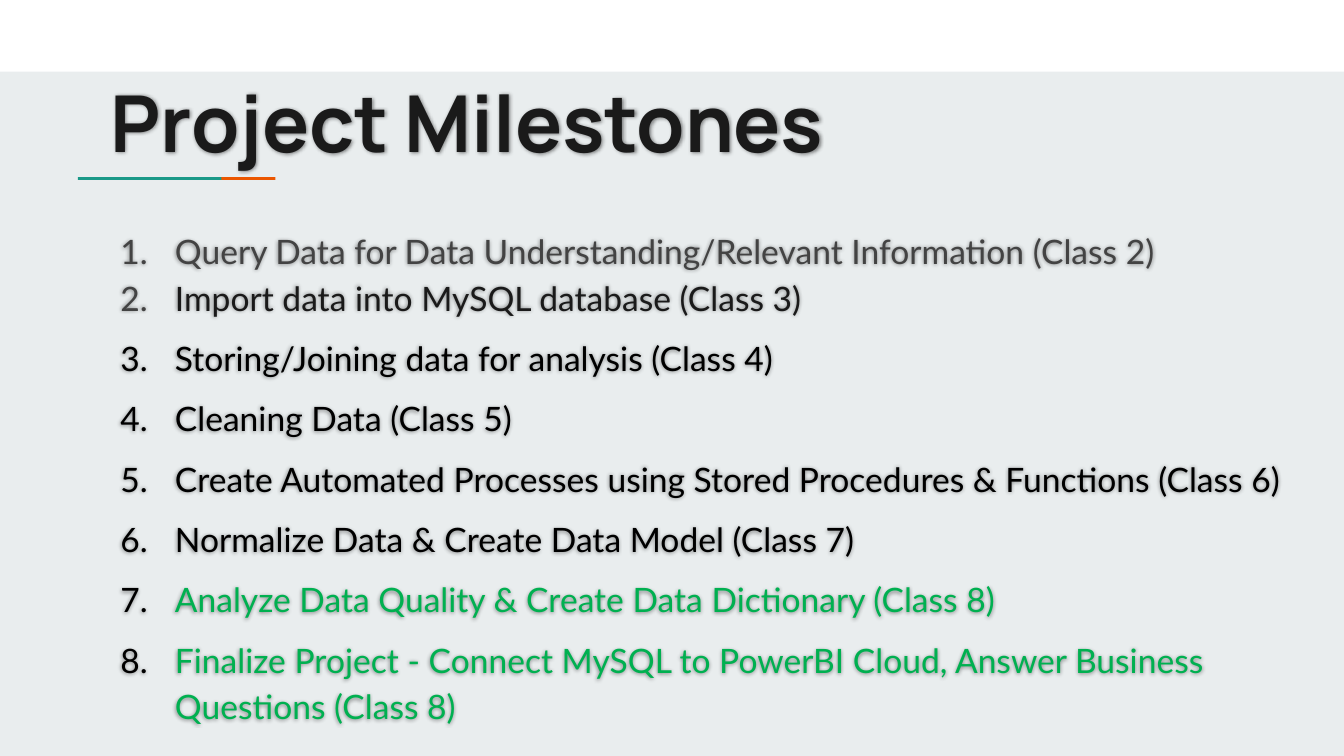
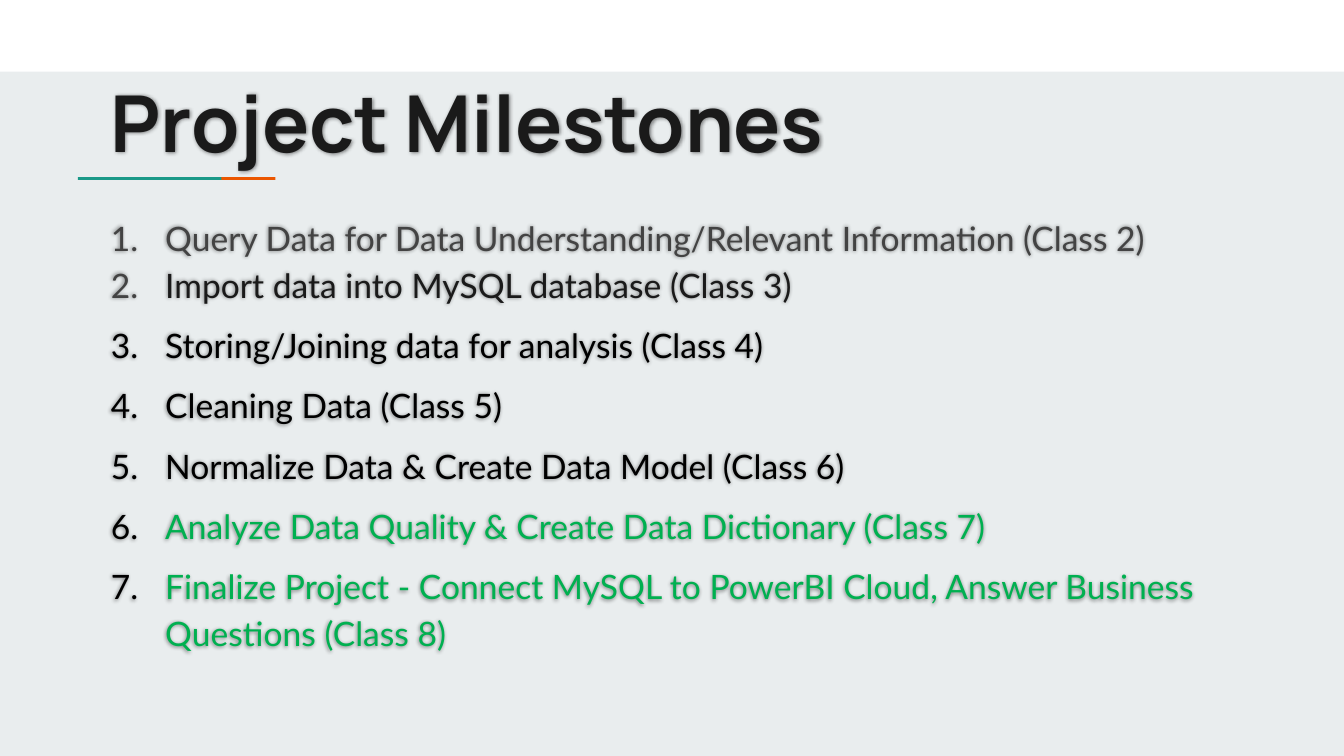
Before and after one commit to jbergmann56/OSDA-DataManipulationAndManagement, a slide deck: slide 13 of Lectures/(7) Storing & Managing Data.pptx. Drawn at 1344x756 pixels with LibreOffice and Linux fonts; fonts in the diff are those of the drawing. Boxes give left, top, right and bottom in pixels: in the first picture for what was removed or moved away, otherwise in the second. Text is boxed around its words. In the diff, an @@ line names an element or a change of style, - is before the commit and + after.

```diff
--- a/Lectures/(7) Storing & Managing Data.pptx
+++ b/Lectures/(7) Storing & Managing Data.pptx
@@ text "Query Data for Data Understanding/Relevant ...": place and size @@
-text "Query Data for Data Understanding/Relevant ..." at [120, 238, 1279, 679]
+text "Query Data for Data Understanding/Relevant ..." at [111, 225, 1193, 651]
@@ text at [111, 453, 948, 600]: text changed; text colour #000000 to #00B050 @@
-5. Create Automated Processes using Stored Procedures & Functions (Class 6)
-6. Normalize Data & Create Data Model (Class 7)
-7. Analyze Data Quality & Create Data Dictionary (Class 8)
+5. Normalize Data & Create Data Model (Class 6)
+6. Analyze Data Quality & Create Data Dictionary (Class 7)
```
Also in this commit, not shown: 2 other files.
